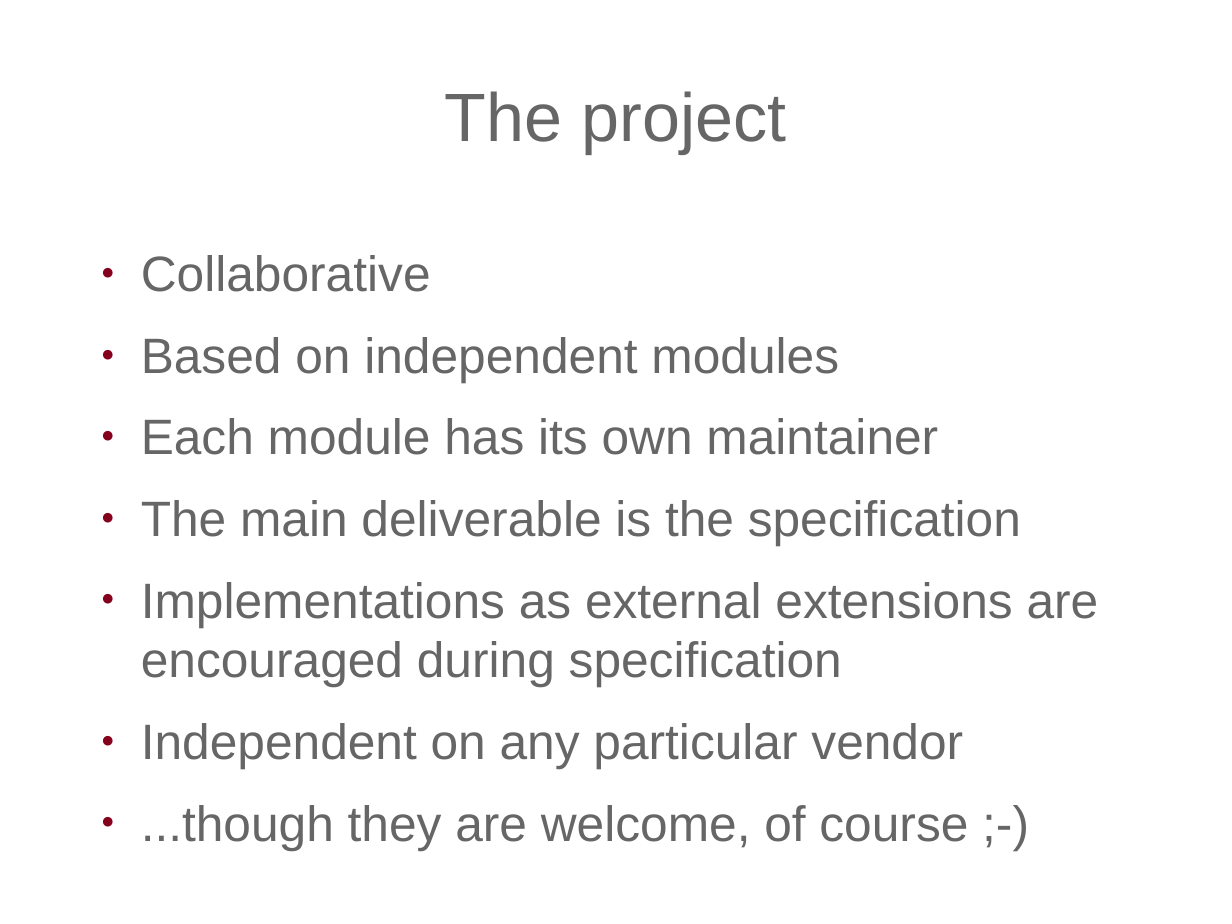
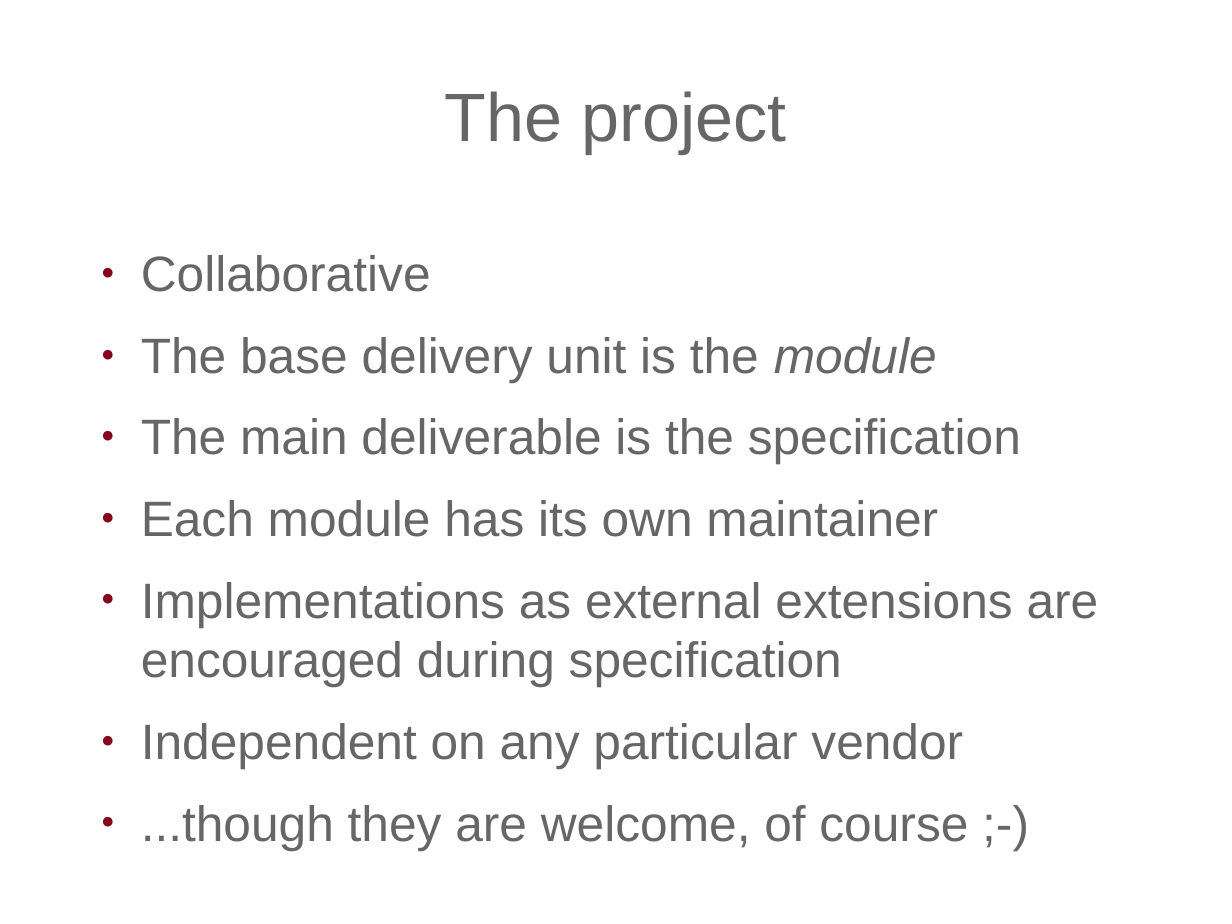
Before and after one commit to expath/expath-www, a slide deck: slide 6 of misc/2009-balisage/presentation/balisage-expath.odp (slide 7 before the commit). Drawn at 1232x924 pixels with LibreOffice and Linux fonts; fonts in the diff are those of the drawing; background and template pictures are left out. Boxes give left, top, right and bottom in pixels: in the first picture for what was removed or moved away, otherwise in the second. Text is boxed around its words. In the diff, an @@ line names an element or a change of style, - is before the commit and + after.

```diff
--- a/misc/2009-balisage/presentation/balisage-expath.odp
+++ b/misc/2009-balisage/presentation/balisage-expath.odp
@@ text at [141, 337, 1021, 464]: text changed @@
-● Based on independent modules
+● The base delivery unit is the module
+● The main deliverable is the specification
@@ text at [141, 500, 1021, 546]: paragraph removed @@
-● The main deliverable is the specification
```
Also in this commit, not shown: 2 other slides changed, 8 slides added, 2 slides removed, 1 other file.
